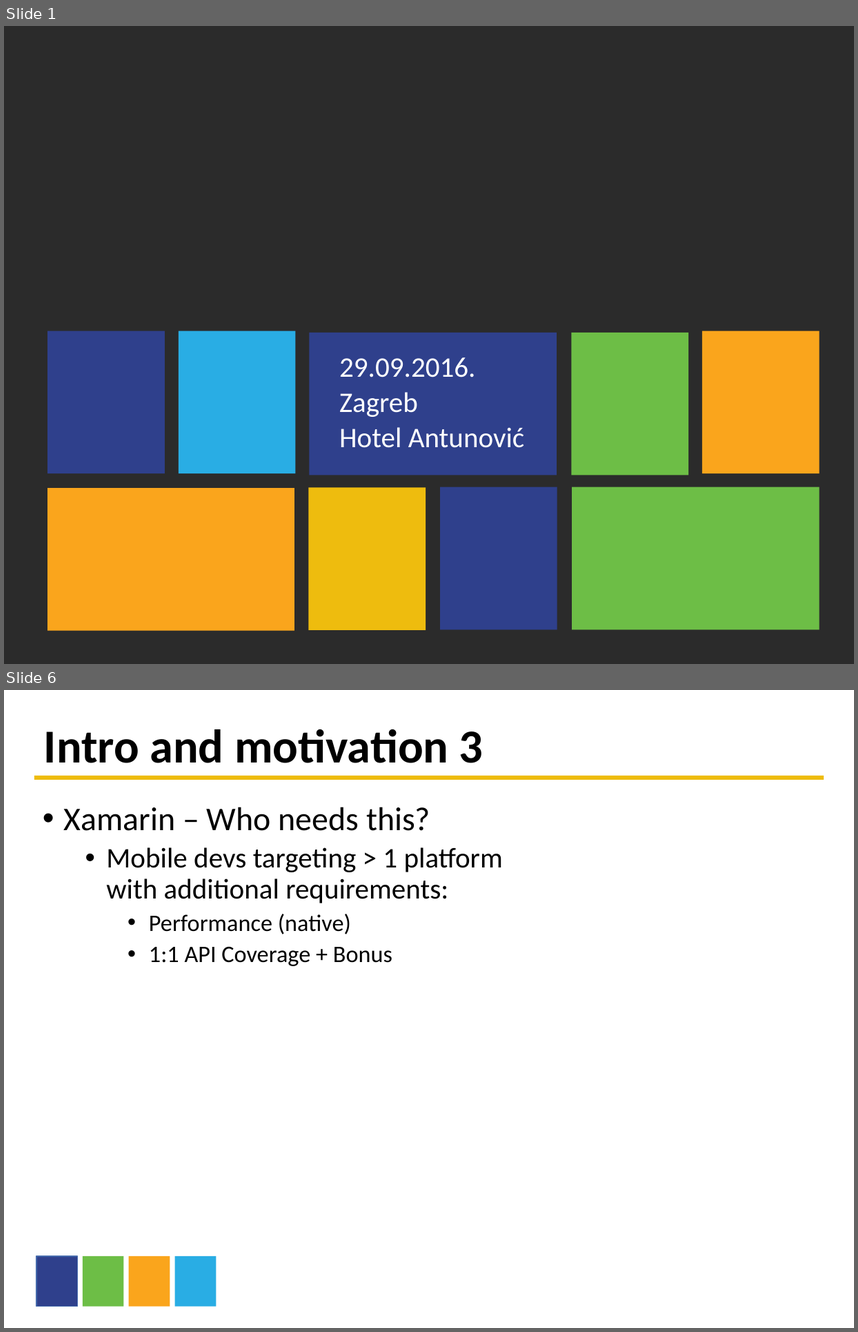
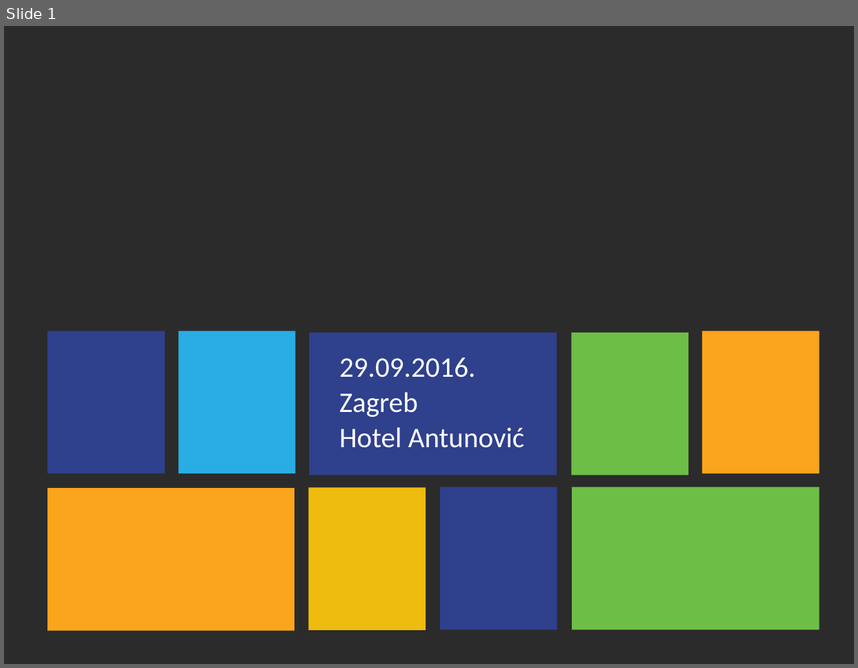
Before and after one commit to moljac/-HolisticWare.Talks.MobilityDay.2016, a slide deck: talk/MD2016-Template_prezentacija-FINAL.PPTX. Shown one above the other, each under a label of ours: slides 1 and 6 before the commit, slide 1 after it; the slides between them are not shown. The pictures are 858x1332 and 858x668 pixels, drawn with LibreOffice and Linux fonts; fonts in the diff are those of the drawing; background and template pictures are left out; a plain dark background stands for a picture behind light text. Boxes give left, top, right and bottom in pixels: in the first picture for what was removed or moved away, otherwise in the second. Text is boxed around its words. In the diff, an @@ line names an element or a change of style, - is before the commit and + after.

```diff
--- a/talk/MD2016-Template_prezentacija-FINAL.PPTX
+++ b/talk/MD2016-Template_prezentacija-FINAL.PPTX
@@ slide 6 removed at <box>4,690,854,1328</box>, background #FFFFFF @@
@@ title removed at <box>44,729,484,763</box> @@
-Intro and motivation 3
@@ rectangle removed at <box>34,775,824,779</box> @@
@@ text removed at <box>64,807,503,966</box> @@
-• Xamarin – Who needs this?
-  • Mobile devs targeting > 1 platform
-    with additional requirements:
-    • Performance (native)
-    • 1:1 API Coverage + Bonus
@@ group removed at <box>36,1256,216,1306</box>: 4 rectangles @@
```
Also in this commit, not shown: 1 slide changed, 3 slides added, 15 other slides removed.
